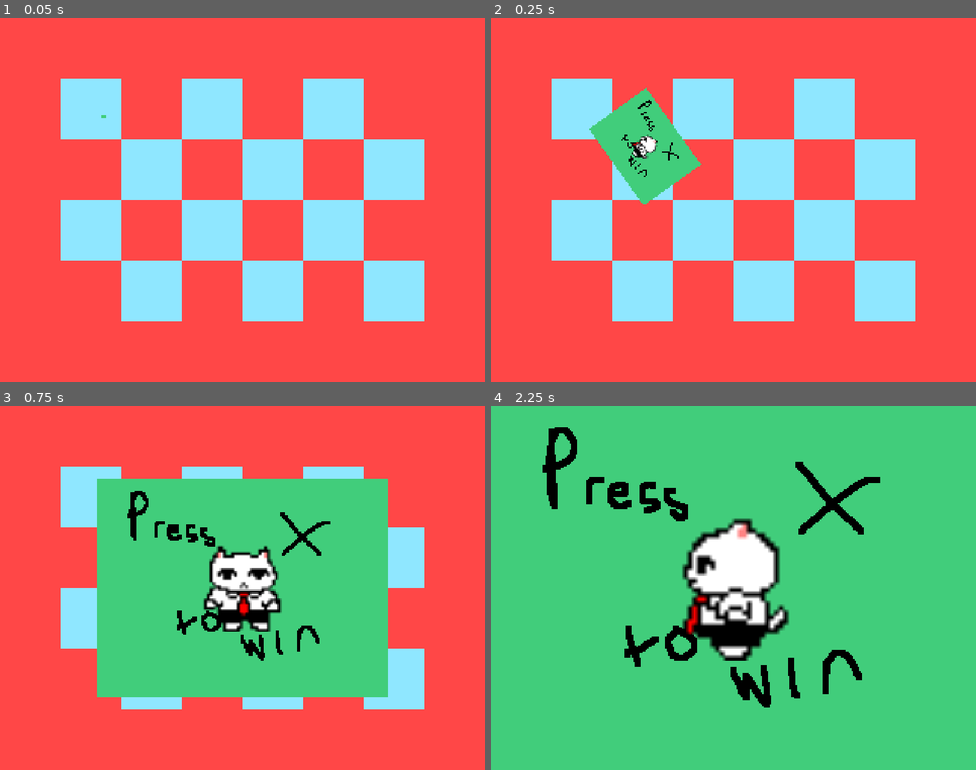
Above: before the commit, frames 1-4 (two rows, left to right).
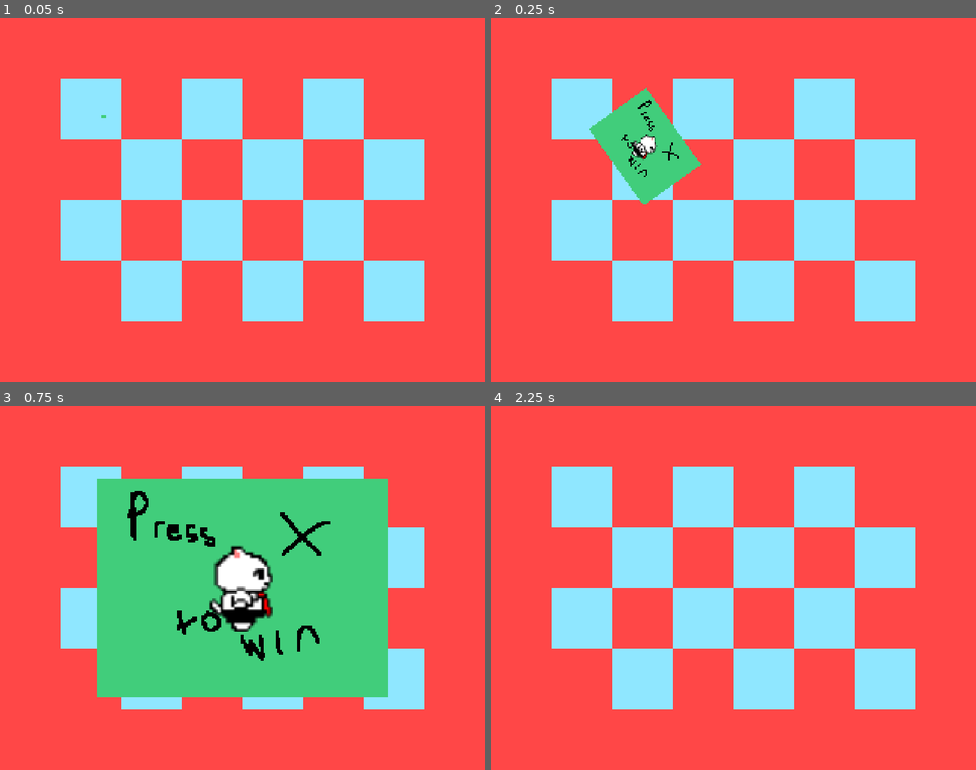
Above: after the commit, the same moments.

Repository: hamzuh/EschatOn-On
Game: Godot game, scene res://Scenes/main.tscn
Same seed, same stepped clock (60 frames per second), same inputs: the game is played once before the commit and once after it.
Inputs:
- Up to frame 1 (0.05 s): no input
- Up to frame 2 (0.25 s): no input
- Up to frame 3 (0.75 s): tap X (x) at 0.6 s
- Up to frame 4 (2.25 s): tap Y (y) at 0.8, 1.35 s; tap X (x) at 1.55 s; tap Space (prang) at 2.1 s

Frame 1 is identical in both runs. In frame 2, 0.1% of the frame differs, in the area x 29-35%, y 32-40%; in frame 3, 2.0%; in frame 4, 100%, in the area x 0-100%, y 0-100%.

Commit message:
Fixed bugged input behaviour on minigame load.

Diff:
--- a/Scenes/main.tscn
+++ b/Scenes/main.tscn
@@ -115,3 +115,5 @@
 
 [node name="AnimationPlayer" type="AnimationPlayer" parent="." unique_id=1816471800]
 libraries/ = SubResource("AnimationLibrary_21xkr")
+
+[connection signal="animation_finished" from="AnimationPlayer" to="." method="_on_animation_player_animation_finished"]
--- a/Scripts/Minigame.gd
+++ b/Scripts/Minigame.gd
@@ -5,10 +5,11 @@
 signal result(resultBool)
 
 func _ready() -> void:
-	pass
+	process_mode = Node.PROCESS_MODE_DISABLED
 
-func spawn():
-	pass
+func gameStart():
+	process_mode = Node.PROCESS_MODE_INHERIT
 
 func end():
+	process_mode = Node.PROCESS_MODE_DISABLED
 	result.emit(succeed)
--- a/Scripts/mainloop.gd
+++ b/Scripts/mainloop.gd
@@ -20,15 +20,14 @@
 	currentGame = minigames[minigameNum].instantiate()
 	currentGame.connect("result", minigameEnd)
 	viewport.add_child(currentGame)
-	if not animations.is_playing():
-		if not on:
-			if tween:
-				tween.kill()
-			tween = create_tween()
-			window.position = positions[pos]
-			tween.tween_property(window, "position", Vector2(0, 0), 0.6)
-			animations.play("spinin")
-			on = !on
+	if not animations.is_playing() and not on:
+		if tween:
+			tween.kill()
+		tween = create_tween()
+		window.position = positions[pos]
+		tween.tween_property(window, "position", Vector2(0, 0), 0.6)
+		animations.play("spinin")
+		on = !on
 
 func minigameEnd(success):
 	if on and not animations.is_playing():
@@ -88,3 +87,7 @@
 func _input(event: InputEvent) -> void:
 	if on:
 		viewport.push_input(event)
+
+func _on_animation_player_animation_finished(anim_name: StringName) -> void:
+	if anim_name == "spinin":
+		currentGame.gameStart()
